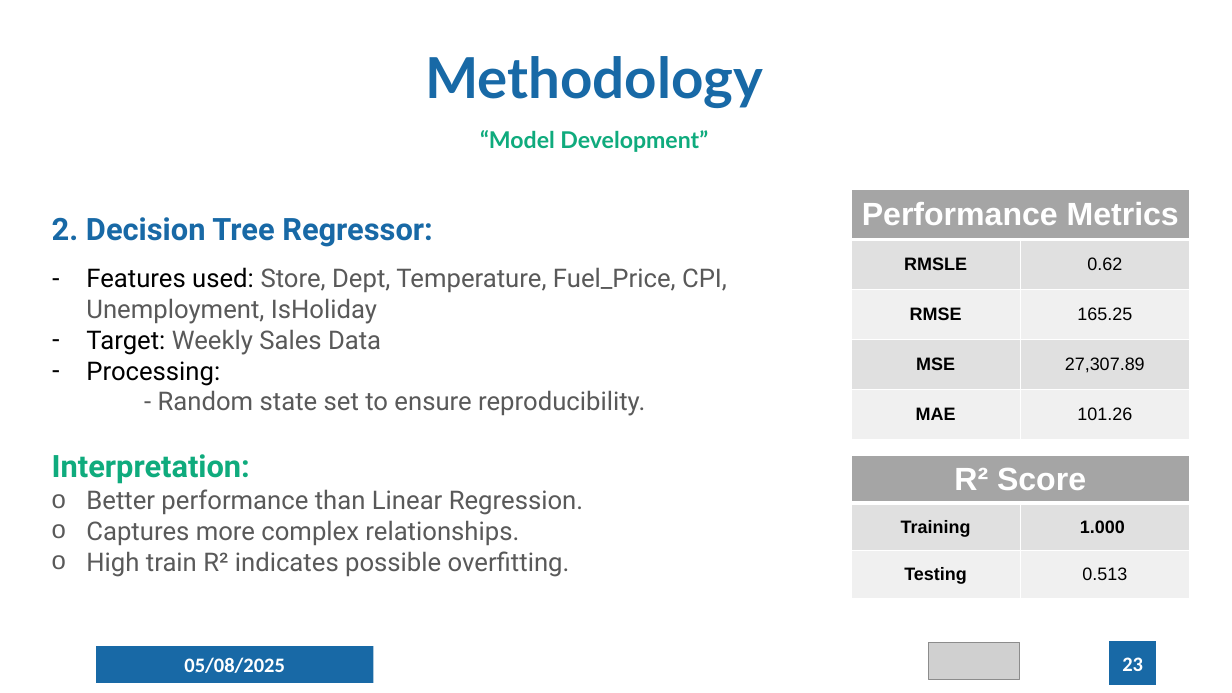
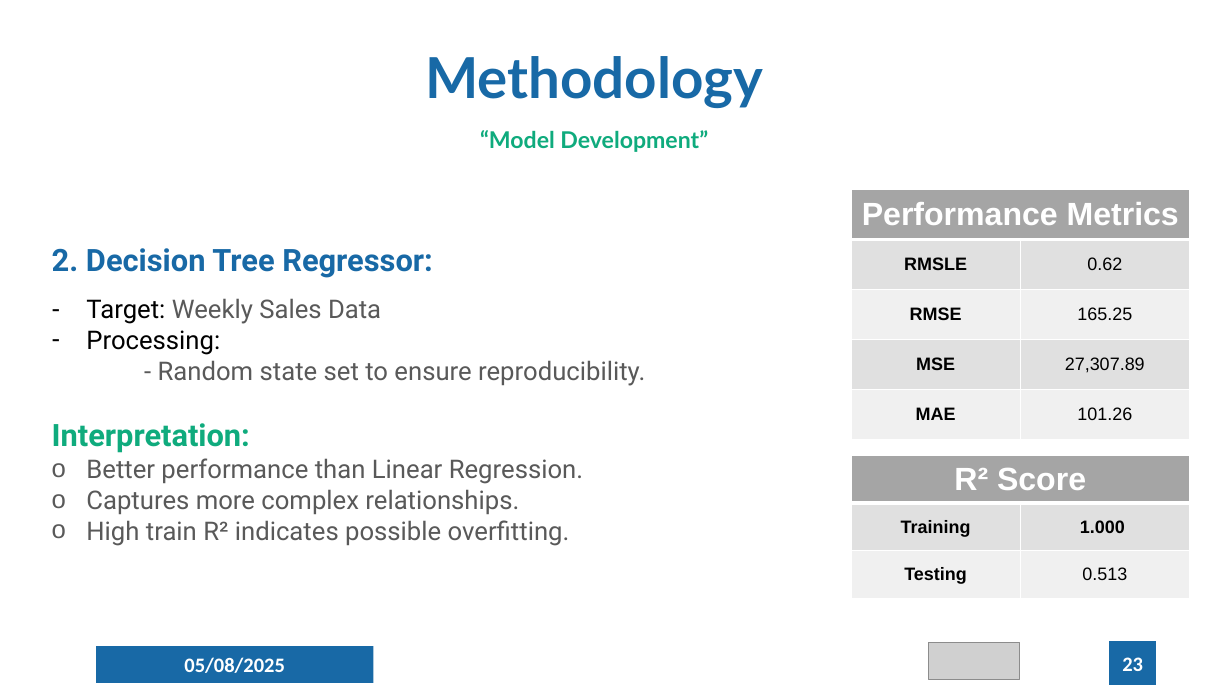
Before and after one commit to AbdallahGasem/Sales-Forecasting-and-Demand-Prediction, a slide deck: slide 23 of Docs/Presentation/Pre_Final.pptx. Drawn at 1232x693 pixels with LibreOffice and Linux fonts; fonts in the diff are those of the drawing; grey boxes stand for pictures; background and template pictures are left out. Boxes give left, top, right and bottom in pixels: in the first picture for what was removed or moved away, otherwise in the second. Text is boxed around its words. In the diff, an @@ line names an element or a change of style, - is before the commit and + after.

```diff
--- a/Docs/Presentation/Pre_Final.pptx
+++ b/Docs/Presentation/Pre_Final.pptx
@@ text "2. Decision Tree Regressor:": place and size @@
-text "2. Decision Tree Regressor:" at box(52, 217, 727, 577)
+text "2. Decision Tree Regressor:" at box(52, 248, 645, 546)
@@ text at box(86, 267, 727, 324): paragraph removed @@
-– Features used: Store, Dept, Temperature, Fuel_Price, CPI, Unemployment, IsHoliday
```
Also in this commit, not shown: 2 other slides changed, 11 other files.
